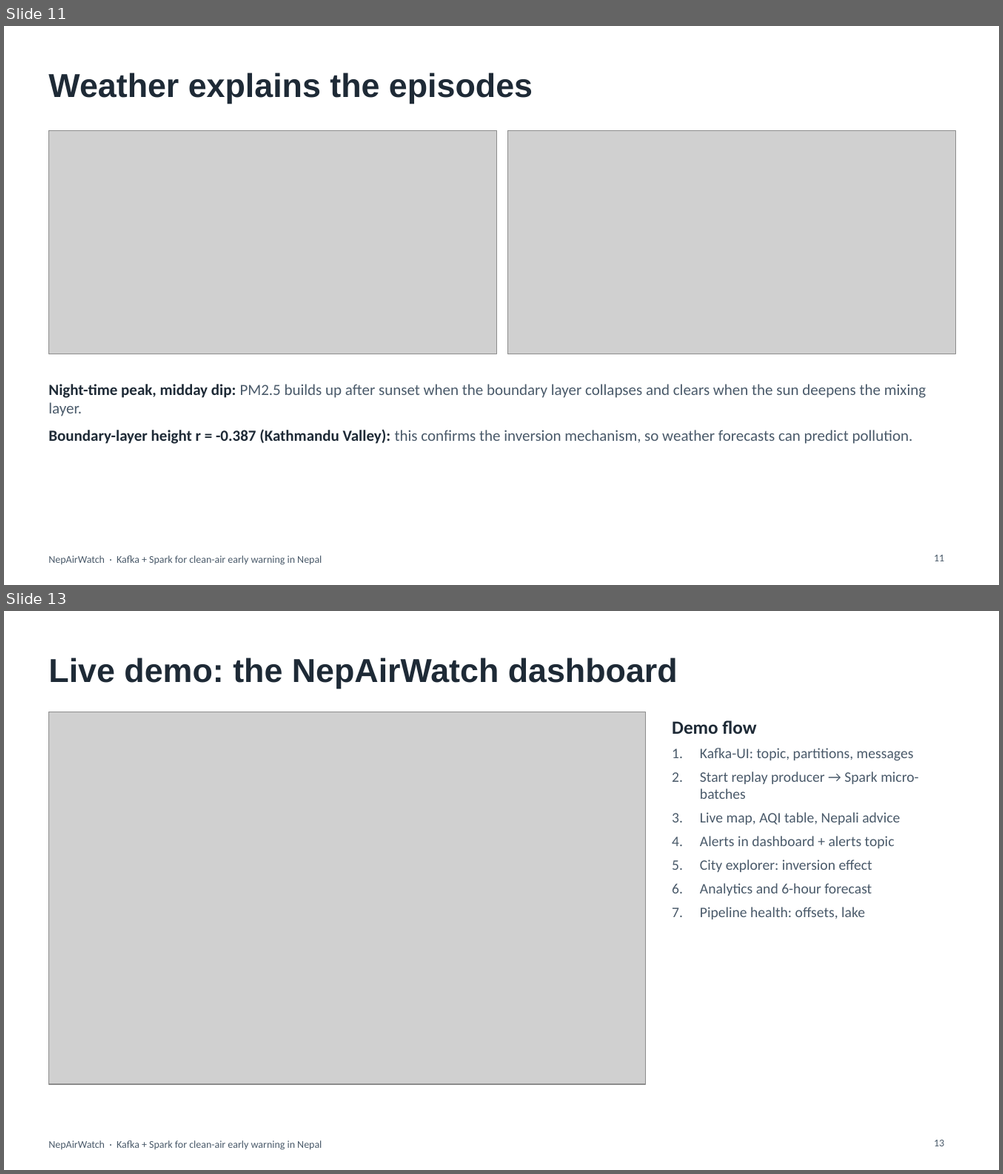
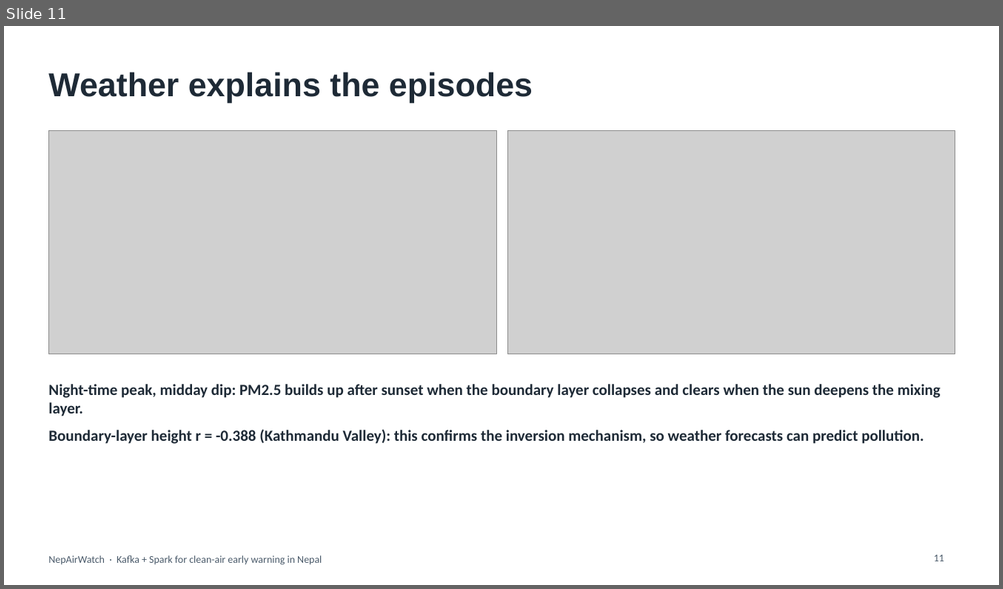
Before and after one commit to St-Luciferr/NepAirWatch, a slide deck: docs/NepAirWatch_Presentation.pptx. Shown one above the other, each under a label of ours: slides 11 and 13 before the commit, slide 11 after it; the slides between them are not shown. The pictures are 1003x1174 and 1003x589 pixels, drawn with LibreOffice and Linux fonts; fonts in the diff are those of the drawing; grey boxes stand for pictures. Boxes give left, top, right and bottom in pixels: in the first picture for what was removed or moved away, otherwise in the second. Text is boxed around its words. In the diff, an @@ line names an element or a change of style, - is before the commit and + after.

Commit message:
docs: update report and presentation for the v2 platform
- Report rewritten for the Lambda architecture: six sources, HDFS, Flume,
  Cassandra, Hive, MapReduce, methodology, model evaluation and v2 results
- New figures: CAMS bias per station, calibration scatter, 25-year AOD trend
- Deck: data sources, architecture, components, storage, streaming, results,
  demo and conclusion slides updated with the latest run

```diff
--- a/docs/NepAirWatch_Presentation.pptx
+++ b/docs/NepAirWatch_Presentation.pptx
@@ slide 13 removed at bbox=[4, 611, 999, 1170], background #FFFFFF; not listed: 1 template element that a slide beside it also shows @@
@@ title removed at bbox=[48, 658, 677, 688] @@
-Live demo: the NepAirWatch dashboard
@@ picture removed at bbox=[48, 712, 646, 1085] @@
@@ text removed at bbox=[671, 721, 918, 920] @@
-Demo flow
-1. Kafka-UI: topic, partitions, messages
-2. Start replay producer → Spark micro-batches
-3. Live map, AQI table, Nepali advice
-4. Alerts in dashboard + alerts topic
-5. City explorer: inversion effect
-6. Analytics and 6-hour forecast
-7. Pipeline health: offsets, lake
@@ page number removed at bbox=[933, 1140, 944, 1147] @@
-13
@@ slide 11 changed as well @@
@@ text at bbox=[48, 384, 940, 417]: text colour #4A5A6A to #1E2A36, bold on in "PM2.5 builds up after sunset when the ..." @@
@@ text at bbox=[48, 429, 923, 444]: text changed; text colour #4A5A6A to #1E2A36; bold on @@
-Boundary-layer height r = -0.387 (Kathmandu Valley): this confirms the inversion mechanism, so weather forecasts can predict pollution.
+Boundary-layer height r = -0.388 (Kathmandu Valley): this confirms the inversion mechanism, so weather forecasts can predict pollution.
```
Also in this commit, not shown: 9 other slides changed, 3 slides added, 2 other slides removed, 14 other files.
